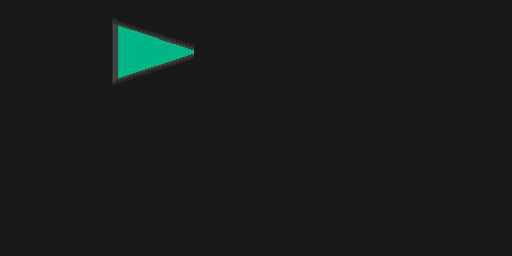
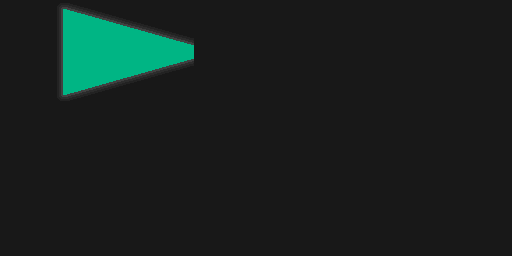
Comparing the layer stacks of the two 512 x 256 images. Changes:
added layer "Polygon 3" above "Layer 21" over [63, 9, 194, 95]
added layer "Layer 21" above "Layer 19" over [61, 7, 194, 97]
added layer "Layer 19" above "Layer 22" over [59, 5, 194, 99]
added layer "Layer 22" above "Layer 18" over [57, 3, 194, 101]
